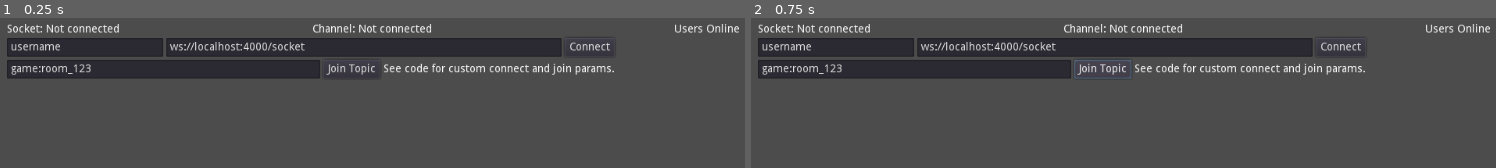
Above: before the commit, frames 1-2 (left to right).
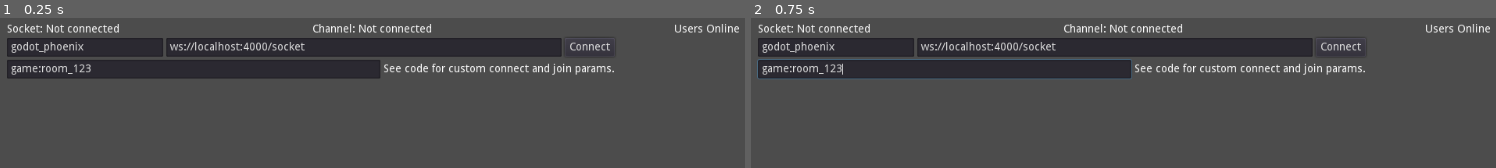
Above: after the commit, the same moments.

Repository: alfredbaudisch/GodotPhoenixChannels
Game: Godot game, scene res://Demo/Demo.tscn
The game is run twice, just before and just after one commit, with the same random seed, the same clock (stepped at 60 frames per second) and the same inputs.
Inputs (mouse positions are in pixels of both pictures, inside the frame that each line leads up to):
- Up to frame 1 (0.25 s): no input
- Up to frame 2 (0.75 s): click (1101, 69) at 0.5 s, where only the run before the commit has a clickable "Join Topic"

The runs differ from the first frame. In frame 1, 0.7% of the frame differs, in the area x 1-52%, y 16-40%; in frame 2, 2.0%, in the area x 0-52%, y 16-42%.

Commit message:
PhoenixChannel control demo

Diff:
--- a/Demo/Demo.gd
+++ b/Demo/Demo.gd
@@ -10,6 +10,8 @@
 onready var _socket_status = get_node("HBoxContainer/ControlRoom/Status/SocketStatus")
 onready var _channel_status = get_node("HBoxContainer/ControlRoom/Status/ChannelSatus")
 
+var users := {}
+
 var socket : PhoenixSocket
 var channel : PhoenixChannel
 var presence : PhoenixPresence
@@ -19,6 +21,32 @@
 	_presence_list.clear()
 	_set_socket_status("Not connected")
 	_set_channel_status("Not connected")
+	_join_topic.set_visible(false)
+
+func _on_JoinTopic_pressed():
+	if not socket:
+		_log("No socket, can't join a channel")
+
+	else:
+		if not channel:
+			if not presence:
+				presence = PhoenixPresence.new()
+
+				presence.connect("on_join", self, "_on_Presence_join")
+				presence.connect("on_leave", self, "_on_Presence_leave")
+
+			channel = socket.channel(_topic.get_text(), {}, presence)
+
+			channel.connect("on_event", self, "_on_Channel_event")
+			channel.connect("on_join_result", self, "_on_Channel_join_result")
+			channel.connect("on_error", self, "_on_Channel_error")
+			channel.connect("on_close", self, "_on_Channel_close")
+
+		if channel.is_joined():
+			channel.leave()
+		elif channel.is_closed():
+			channel.set_topic(_topic.get_text())
+			channel.join()
 
 func _on_Connect_pressed():
 	if not socket:
@@ -48,25 +76,69 @@
 
 func _on_Socket_open(payload):
 	_set_socket_status("Connected / Open")
+	_set_channel_status("Not joined")
 	_log("_on_Socket_open: " + str(payload))
 
 	_connect.set_text("Disconnect")
+	_join_topic.set_visible(true)
 
 func _on_Socket_close(payload):
 	_set_socket_status("Closed / Disconnected")
 	_log("_on_Socket_close: " + str(payload))
 
 	_connect.set_text("Connect")
+	_join_topic.set_visible(false)
 
 func _on_Socket_error(payload):
 	_set_socket_status("Errored")
 	_log("_on_Socket_error: " + str(payload))
 
+	_join_topic.set_visible(false)
+
 func _on_Socket_connecting(is_connecting):
 	if is_connecting:
 		_set_socket_status("Connecting...")
+		_join_topic.set_visible(false)
 
 	_log("_on_Socket_connecting: " + str(is_connecting))
+
+#
+# PhoenixChannel events
+#
+
+func _on_Channel_event(event, payload, status):
+	_log("_on_Channel_event:  " + event + ", payload: " + str(payload))
+
+	if event == PhoenixChannel.PRESENCE_EVENTS.diff:
+		presence.sync_diff(payload)
+	elif event == PhoenixChannel.PRESENCE_EVENTS.state:
+		presence.sync_state(payload)
+
+func _on_Channel_join_result(status, result):
+	if status == PhoenixChannel.STATUS.ok:
+		_set_channel_status("Joined - " + channel.get_topic())
+		_join_topic.set_text("Leave Channel")
+	else:
+		_set_channel_status("Not joined")
+		_join_topic.set_text("Join Channel")
+
+	_log("_on_Channel_join_result: " + status + ", " + str(result))
+
+func _on_Channel_error(error):
+	_log("_on_Channel_error: " + str(error))
+	_set_channel_status("Errored")
+	_join_topic.set_text("Join Channel")
+
+func _on_Channel_close(closed):
+	_log("_on_Channel_close: " + str(closed))
+	_set_channel_status("Not joined")
+	_join_topic.set_text("Join Channel")
+
+func _on_Presence_join(joins):
+	_log("_on_Presence_join: " + str(joins))
+
+func _on_Presence_leave(leaves):
+	_log("_on_Presence_leave: " + str(leaves))
 
 #
 # Utils
--- a/Demo/Demo.tscn
+++ b/Demo/Demo.tscn
@@ -48,7 +48,6 @@
 text = "Channel: Closed"
 
 [node name="ServerConnect" type="HBoxContainer" parent="HBoxContainer/ControlRoom"]
-editor/display_folded = true
 margin_top = 32.0
 margin_right = 778.0
 margin_bottom = 56.0
@@ -57,7 +56,7 @@
 margin_right = 200.0
 margin_bottom = 24.0
 rect_min_size = Vector2( 200, 0 )
-text = "username"
+text = "godot_phoenix"
 
 [node name="Host" type="LineEdit" parent="HBoxContainer/ControlRoom/ServerConnect"]
 margin_left = 204.0
@@ -73,22 +72,21 @@
 text = "Connect"
 
 [node name="ChannelJoin" type="HBoxContainer" parent="HBoxContainer/ControlRoom"]
-editor/display_folded = true
 margin_top = 60.0
 margin_right = 778.0
 margin_bottom = 84.0
 
 [node name="Topic" type="LineEdit" parent="HBoxContainer/ControlRoom/ChannelJoin"]
-margin_right = 401.0
+margin_right = 384.0
 margin_bottom = 24.0
 size_flags_horizontal = 3
 text = "game:room_123"
 
 [node name="JoinTopic" type="Button" parent="HBoxContainer/ControlRoom/ChannelJoin"]
-margin_left = 405.0
+margin_left = 388.0
 margin_right = 478.0
 margin_bottom = 24.0
-text = "Join Topic"
+text = "Join Channel"
 
 [node name="Label" type="Label" parent="HBoxContainer/ControlRoom/ChannelJoin"]
 margin_left = 482.0
@@ -157,3 +155,4 @@
 rect_min_size = Vector2( 10, 0 )
 
 [connection signal="pressed" from="HBoxContainer/ControlRoom/ServerConnect/Connect" to="." method="_on_Connect_pressed"]
+[connection signal="pressed" from="HBoxContainer/ControlRoom/ChannelJoin/JoinTopic" to="." method="_on_JoinTopic_pressed"]
--- a/Demo/Playground.gd
+++ b/Demo/Playground.gd
@@ -24,9 +24,6 @@
 	channel.connect("on_join_result", self, "_on_channel_join_result")
 	channel.connect("on_error", self, "_on_channel_error")
 	channel.connect("on_close", self, "_on_channel_close")
-
-	channel.connect("on_presence_join", self, "_on_presence_join")
-	channel.connect("on_presence_leave", self, "_on_presence_leave")
 
 	get_parent().call_deferred("add_child", phoenix, true)
 	phoenix.connect_socket()
--- a/Phoenix/Scripts/Channel.gd
+++ b/Phoenix/Scripts/Channel.gd
@@ -30,7 +30,7 @@
 signal on_close(params)
 
 var _state = ChannelStates.CLOSED
-var _topic := ""
+var _topic := "" setget set_topic,get_topic
 var _params := {}
 var _joined_once := false
 var _socket
@@ -75,6 +75,13 @@
 func is_joined() -> bool: return _state == ChannelStates.JOINED
 func is_joining() -> bool: return _state == ChannelStates.JOINING
 func is_leaving() -> bool: return _state == ChannelStates.LEAVING
+
+func set_topic(topic : String):
+	assert(is_closed())
+	_topic = topic
+
+func get_topic() -> String:
+	return _topic
 
 func leave() -> bool:
 	if !is_leaving() and !is_closed():
